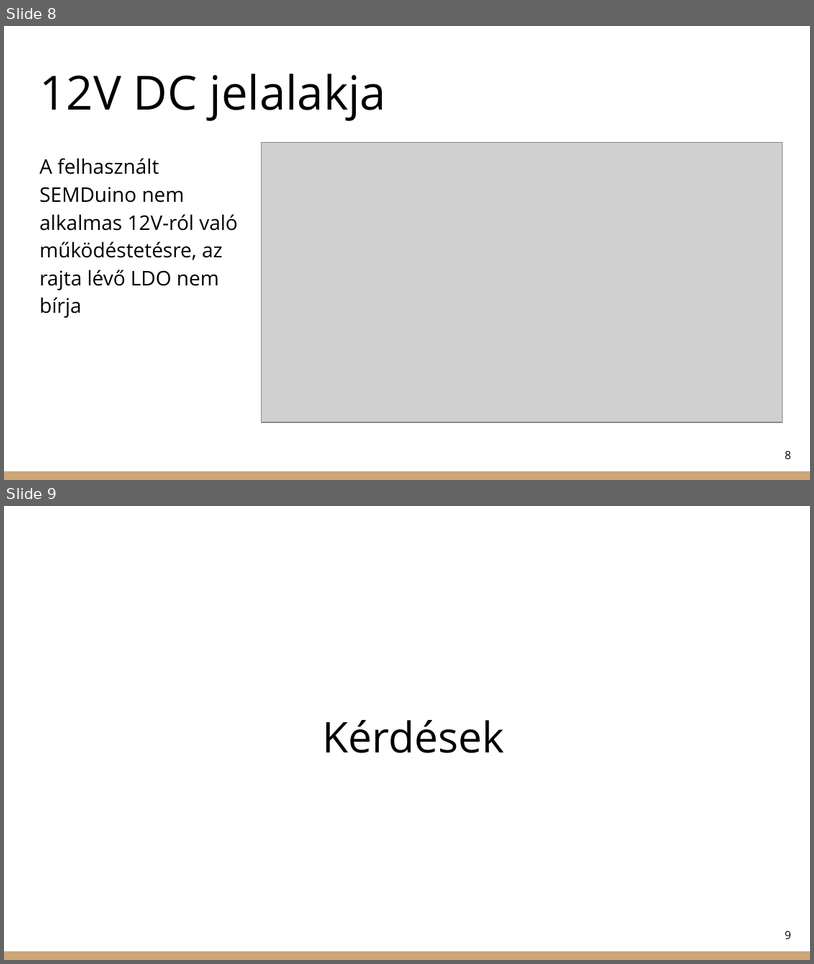
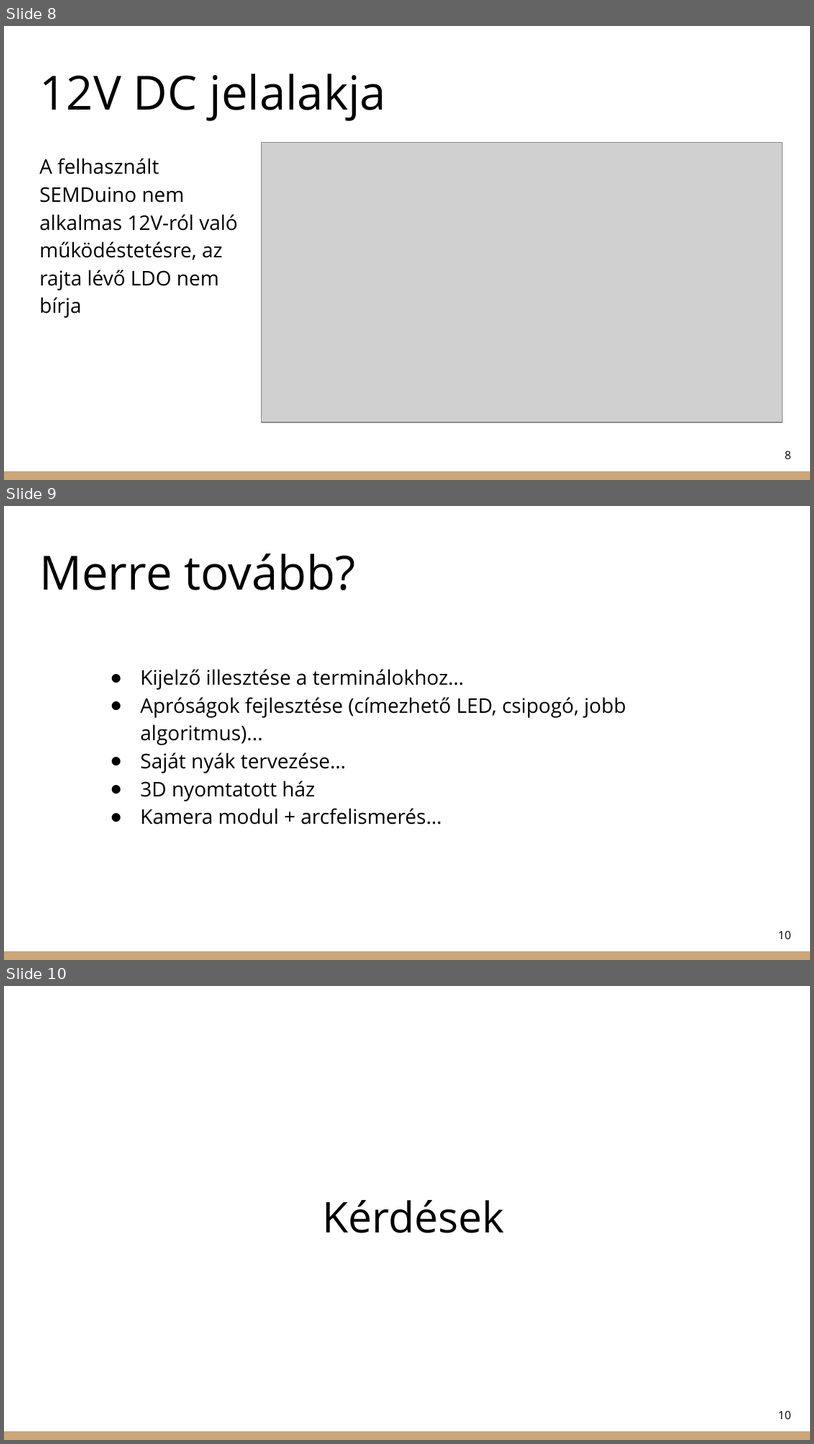
Before and after one commit to akosblack/rs485rfid, a slide deck: RS485-ös RFID kártyaolvasó rendszer.pptx. Shown one above the other, each under a label of ours: slides 8 and 9 before the commit, slides 8, 9 and 10 after it. The pictures are 814x964 and 814x1444 pixels, drawn with LibreOffice and Linux fonts; fonts in the diff are those of the drawing; grey boxes stand for pictures. Boxes give left, top, right and bottom in pixels: in the first picture for what was removed or moved away, otherwise in the second. Text is boxed around its words. In the diff, an @@ line names an element or a change of style, - is before the commit and + after.

```diff
--- a/RS485-ös RFID kártyaolvasó rendszer.pptx
+++ b/RS485-ös RFID kártyaolvasó rendszer.pptx
@@ slide 9 added at [4,506,810,960], background #FFFFFF; not listed: 1 template element that a slide beside it also shows @@
@@ title added at [39,554,356,590], 42 pt, text #000000 @@
+Merre tovább?
@@ text added at [140,669,626,824], 18 pt, text #000000 @@
+● Kijelző illesztése a terminálokhoz…
+● Apróságok fejlesztése (címezhető LED, csipogó, jobb algoritmus)...
+● Saját nyák tervezése…
+● 3D nyomtatott ház
+● Kamera modul + arcfelismerés…
@@ text added at [779,930,792,939], 10 pt, text #000000 @@
+10
@@ what was slide 9 is now slide 10 @@
@@ page number at [779,1410,792,1419]: text changed @@
-9
+10
```
